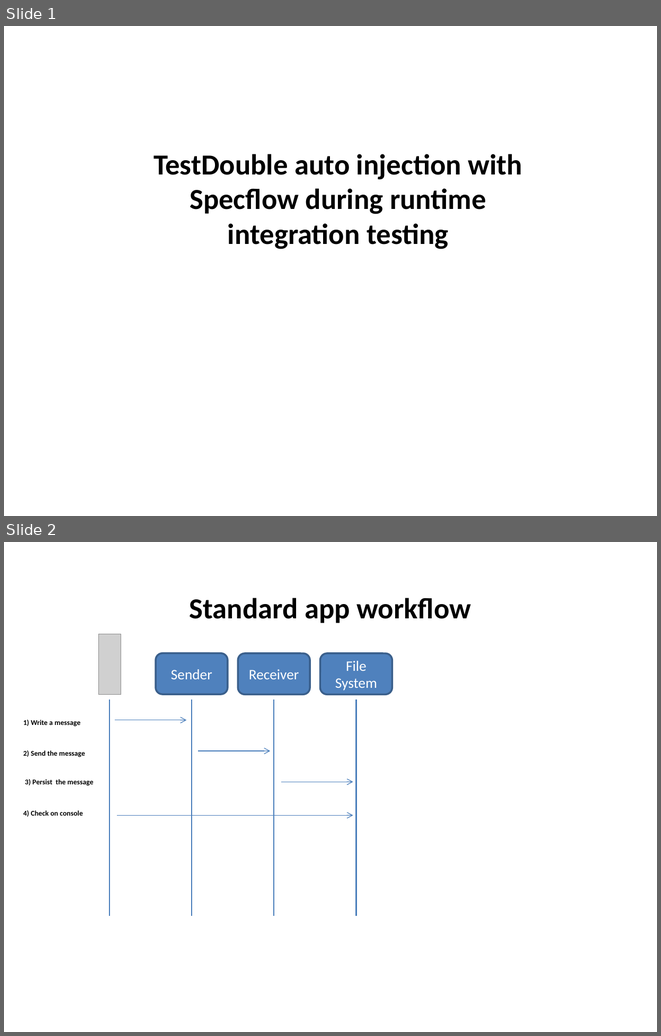
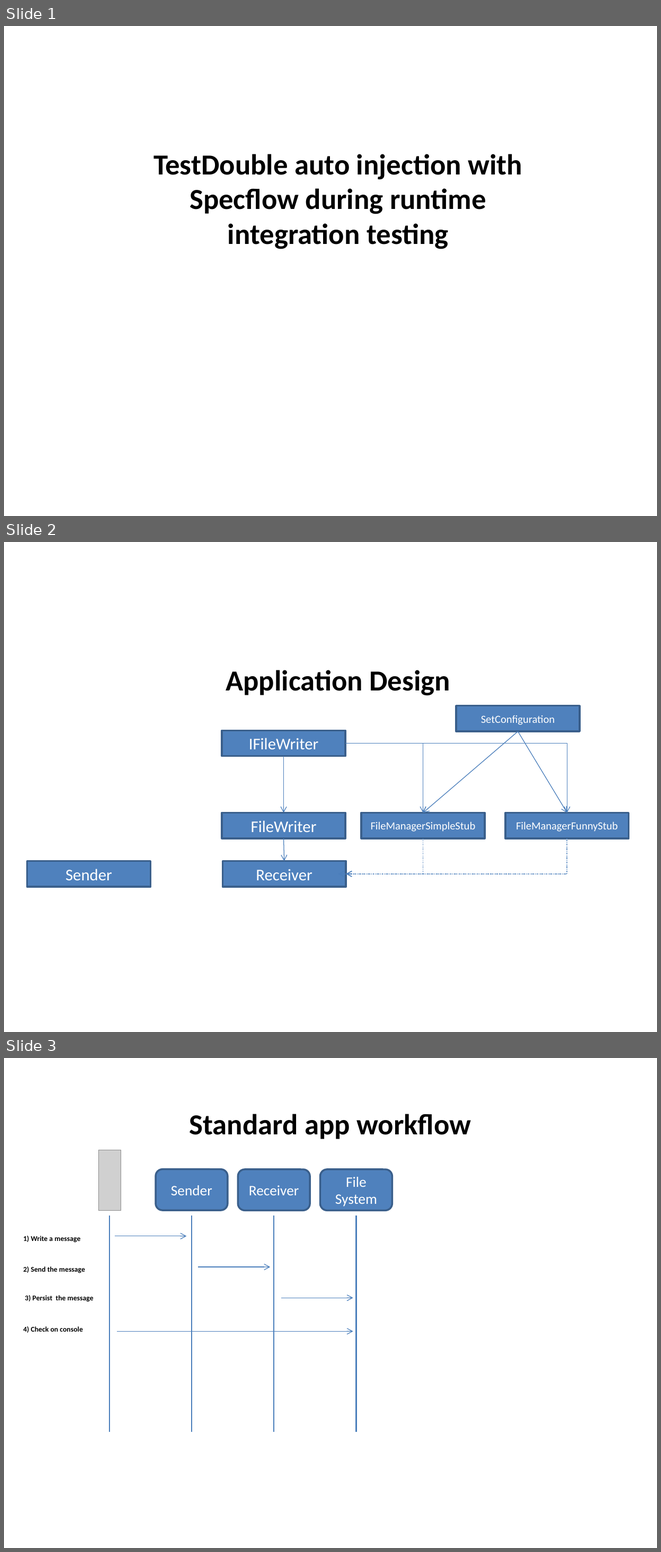
Before and after one commit to giorgifabio/NinjectRuntimeInjection, a slide deck: Doc/AppInfo.pptx. Shown one above the other, each under a label of ours: slides 1 and 2 before the commit, slides 1, 2 and 3 after it. The pictures are 661x1036 and 661x1552 pixels, drawn with LibreOffice and Linux fonts; fonts in the diff are those of the drawing; grey boxes stand for pictures. Boxes give left, top, right and bottom in pixels: in the first picture for what was removed or moved away, otherwise in the second. Text is boxed around its words. In the diff, an @@ line names an element or a change of style, - is before the commit and + after.

Commit message:
doc update

```diff
--- a/Doc/AppInfo.pptx
+++ b/Doc/AppInfo.pptx
@@ slide 2 added at box(4, 542, 657, 1032), background #FFFFFF @@
@@ text added at box(226, 670, 450, 696), 32 pt, text #000000, bold @@
+Application Design
@@ rectangle added at box(457, 706, 580, 731), fill #4F81BD, outline #3A5F8C 2 pt, 12 pt, text #FFFFFF @@
+SetConfiguration
@@ rectangle added at box(222, 730, 345, 756), fill #4F81BD, outline #3A5F8C 2 pt, 18 pt, text #FFFFFF @@
+IFileWriter
@@ arrow added from (518, 731) to (423, 812), #4B7EBC 0.75 pt @@
@@ arrow added from (518, 731) to (567, 812), #4B7EBC 0.75 pt @@
@@ elbow arrow added from (345, 743) to (423, 812), #4B7EBC 0.75 pt @@
@@ elbow arrow added from (345, 743) to (567, 812), #4B7EBC 0.75 pt @@
@@ arrow added from (283, 756) to (283, 812), #4B7EBC 0.75 pt @@
@@ rectangle added at box(222, 812, 345, 838), fill #4F81BD, outline #3A5F8C 2 pt, 18 pt, text #FFFFFF @@
+FileWriter
@@ rectangle added at box(361, 812, 485, 838), fill #4F81BD, outline #3A5F8C 2 pt, 12 pt, text #FFFFFF @@
+FileManagerSimpleStub
@@ rectangle added at box(505, 812, 629, 838), fill #4F81BD, outline #3A5F8C 2 pt, 12 pt, text #FFFFFF @@
+FileManagerFunnyStub
@@ arrow added from (283, 838) to (284, 861), #4B7EBC 0.75 pt @@
@@ elbow arrow added from (567, 838) to (338, 874), #4B7EBC 1 pt dashed @@
@@ elbow arrow added from (423, 838) to (346, 874), #4B7EBC 1 pt dashed @@
@@ rectangle added at box(27, 861, 150, 886), fill #4F81BD, outline #3A5F8C 2 pt, 18 pt, text #FFFFFF @@
+Sender
@@ rectangle added at box(223, 861, 346, 886), fill #4F81BD, outline #3A5F8C 2 pt, 18 pt, text #FFFFFF @@
+Receiver
@@ what was slide 2 is now slide 3 @@
```
Also in this commit, not shown: 1 other slide added.
